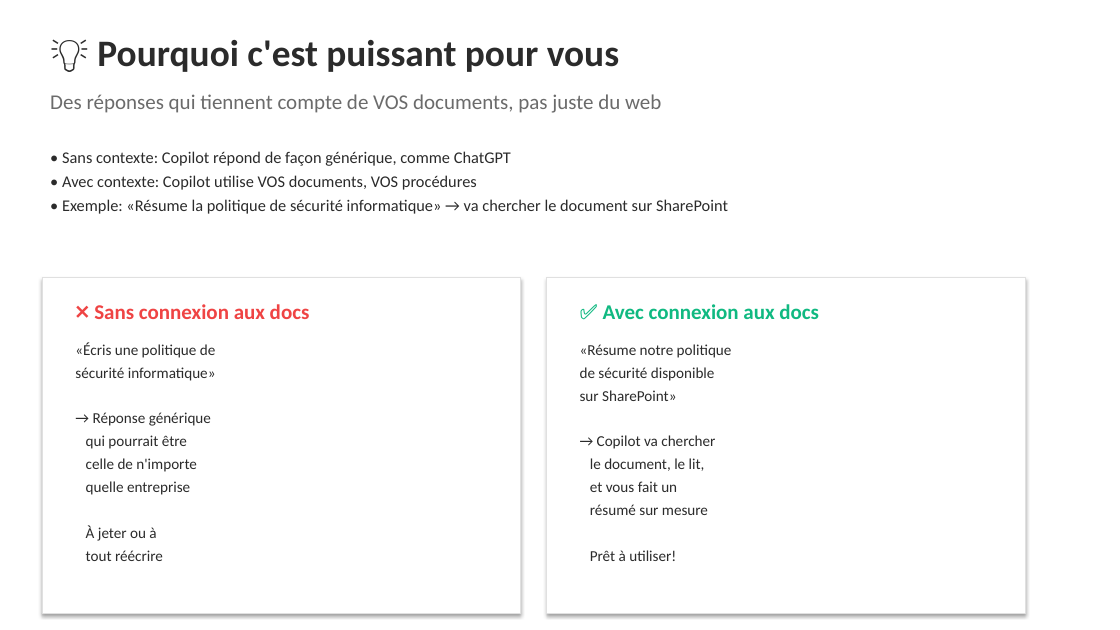
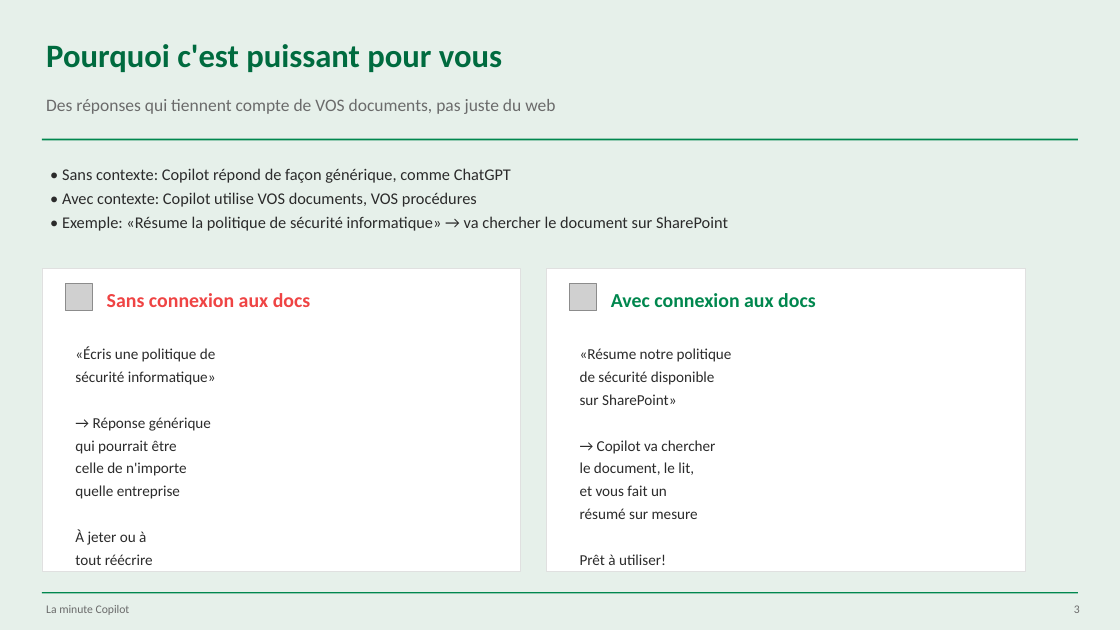
Before and after one commit to martinfou/la-minute-copilot, a slide deck: slide 3 of presentations/La_Minute_Copilot_SharePoint.pptx. Drawn at 1120x630 pixels with LibreOffice and Linux fonts; fonts in the diff are those of the drawing; grey boxes stand for pictures. Boxes give left, top, right and bottom in pixels: in the first picture for what was removed or moved away, otherwise in the second. Text is boxed around its words. In the diff, an @@ line names an element or a change of style, - is before the commit and + after.

```diff
--- a/presentations/La_Minute_Copilot_SharePoint.pptx
+++ b/presentations/La_Minute_Copilot_SharePoint.pptx
@@ background #FFFFFF to #E6F0EA @@
@@ text at <box>46,44,502,72</box>: text changed; size 32 to 28 pt; text colour #2B2B2B to #006B3F @@
-💡 Pourquoi c'est puissant pour vous
+Pourquoi c'est puissant pour vous
@@ text "Des réponses qui tiennent compte ..." at <box>46,99,555,114</box>: size 18 to 15 pt @@
@@ rectangle added at <box>42,139,1078,140</box>, fill #00874E @@
@@ text "• Sans contexte: Copilot répond ...": place and size @@
-text "• Sans contexte: Copilot répond ..." at <box>62,151,728,214</box>
+text "• Sans contexte: Copilot répond ..." at <box>62,168,728,231</box>
@@ rectangle at <box>42,269,521,571</box>: shadow off @@
@@ rectangle: place and size @@
-rectangle at <box>42,277,521,613</box>
+rectangle at <box>42,269,521,571</box>
@@ rectangle: place and size @@
-rectangle at <box>546,277,1025,613</box>
+rectangle at <box>546,269,1025,571</box>
@@ rectangle at <box>546,269,1025,571</box>: shadow off @@
@@ picture added at <box>66,284,92,311</box> @@
@@ text at <box>107,293,311,307</box>: text changed; size 18 to 17 pt @@
-❌ Sans connexion aux docs
+Sans connexion aux docs
@@ picture added at <box>570,284,597,311</box> @@
@@ text at <box>611,293,816,307</box>: text changed; size 18 to 17 pt; text colour #10B981 to #00874E @@
-✅ Avec connexion aux docs
+Avec connexion aux docs
@@ text "«Écris une politique de": place and size @@
-text "«Écris une politique de" at <box>75,342,216,561</box>
+text "«Écris une politique de" at <box>75,346,216,565</box>
@@ text "«Résume notre politique": place and size @@
-text "«Résume notre politique" at <box>580,344,732,561</box>
+text "«Résume notre politique" at <box>580,348,732,565</box>
@@ rectangle added at <box>42,592,1078,593</box>, fill #00874E @@
@@ text added at <box>46,605,130,615</box>, 10 pt, text #6B6B6B @@
+La minute Copilot
@@ text added at <box>1074,605,1080,613</box>, 10 pt, text #6B6B6B @@
+3
```
Also in this commit, not shown: 5 other slides changed, 16 other files.
